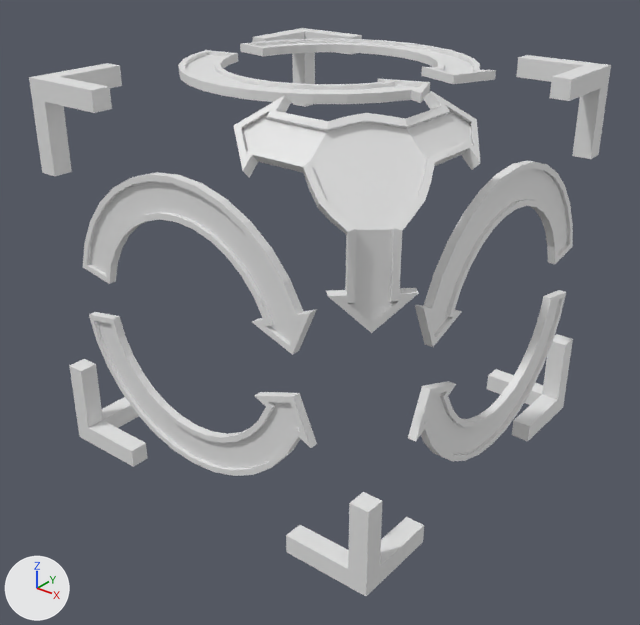
One commit to the Blender file Assets/Meshes/Selection.blend: the scene before it, then after it.
Camera for both pictures: a 50 mm camera at (1.347, -1.721, 0.91) aimed at (0.041, -0.088, -0.102). The lights are fixed; the arrows at lower left show +X, +Y and +Z.

The first picture shows 'Selector', 'TranslateArrows', 'XCCWArrow', 'XCWArrow', 'YCCWArrow', 'YCWArrow', 'ZCCWArrow', 'ZCWArrow'.
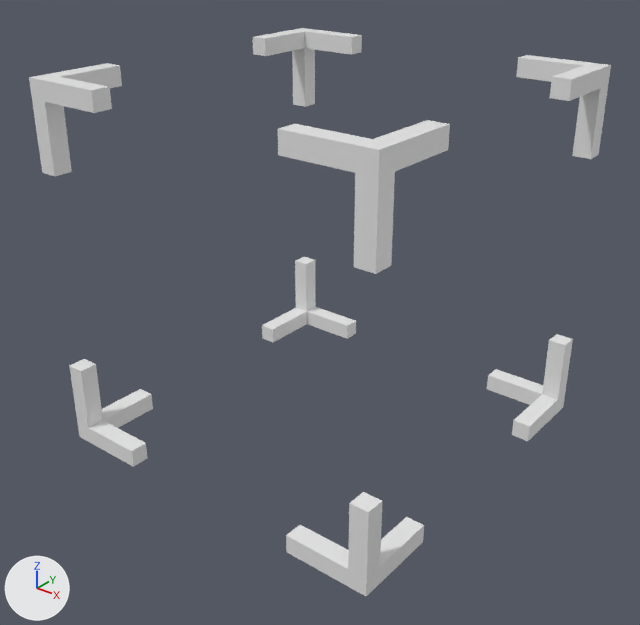
Changed parts and their boxes [x1, y1, x2, y2] in the pictures (640 x 625 px):
'TranslateArrows', deleted: before [233, 91, 480, 333]
'ZCWArrow', deleted: before [83, 172, 317, 355]
'ZCCWArrow', deleted: before [89, 312, 317, 476]
'XCCWArrow', deleted: before [415, 160, 573, 347]
'XCWArrow', deleted: before [408, 290, 566, 462]
'YCCWArrow', deleted: before [178, 50, 430, 104]
'YCWArrow', deleted: before [240, 39, 496, 84]
part 1 of me_cube, added: after [262, 257, 356, 342]
part 2 of me_cube, added: after [278, 120, 450, 274]

Edits to the bpy script that builds the scene:
```text
Change me_cube:
    where me_cube.from_pydata(...)  # 102 vertices, 90 faces; spans x -0.5..0.5, y -0.5..0.5, z -0.5..0.5
    used by ob_selector; location = (0.0, 0.0, 0.0); rotation_euler = (1.571, 0.0, 0.0), in degrees (90, 0, 0)
    me_cube part 1: the loose piece of 17 vertices spanning x -0.5..-0.27, y 0.27..0.5, z -0.5..-0.27 is copied, and the copy is turned 90 degrees about the z axis through the mesh origin; it spans x -0.5..-0.27, y -0.5..-0.27, z -0.5..-0.27
    me_cube part 2: the loose piece of 17 vertices spanning x -0.5..-0.27, y 0.27..0.5, z 0.27..0.5 is copied, and the copy is turned 90 degrees about the y axis through the mesh origin; it spans x 0.27..0.5, y 0.27..0.5, z 0.27..0.5
Remove ob_zccwarrow:
    ob_zccwarrow = bpy.data.objects.new('ZCCWArrow', me_circle_008)
    ob_zccwarrow.location = (0.0, 0.0, 0.0)
    ob_zccwarrow.rotation_euler = (1.571, 0.0, 0.0)  # degrees (90, 0, 0)
Remove ob_xccwarrow:
    ob_xccwarrow = bpy.data.objects.new('XCCWArrow', me_circle_007)
    ob_xccwarrow.location = (0.0, 0.0, 0.0)
    ob_xccwarrow.rotation_euler = (1.571, 0.0, 0.0)  # degrees (90, 0, 0)
Remove ob_yccwarrow:
    ob_yccwarrow = bpy.data.objects.new('YCCWArrow', me_circle_006)
    ob_yccwarrow.location = (0.0, 0.0, 0.0)
    ob_yccwarrow.rotation_euler = (1.571, 0.0, 0.0)  # degrees (90, 0, 0)
Remove ob_translatearrows:
    ob_translatearrows = bpy.data.objects.new('TranslateArrows', me_circle_005)
    ob_translatearrows.location = (0.0, 0.0, 0.0)
    ob_translatearrows.rotation_euler = (1.571, 0.0, 0.0)  # degrees (90, 0, 0)
Remove ob_xcwarrow:
    ob_xcwarrow = bpy.data.objects.new('XCWArrow', me_circle_004)
    ob_xcwarrow.location = (0.0, 0.0, 0.0)
    ob_xcwarrow.rotation_euler = (1.571, 0.0, 0.0)  # degrees (90, 0, 0)
Remove ob_zcwarrow:
    ob_zcwarrow = bpy.data.objects.new('ZCWArrow', me_circle_003)
    ob_zcwarrow.location = (0.0, 0.0, 0.0)
    ob_zcwarrow.rotation_euler = (1.571, 0.0, 0.0)  # degrees (90, 0, 0)
Remove ob_ycwarrow:
    ob_ycwarrow = bpy.data.objects.new('YCWArrow', me_circle_002)
    ob_ycwarrow.location = (0.0, 0.0, 0.0)
    ob_ycwarrow.rotation_euler = (1.571, 0.0, 0.0)  # degrees (90, 0, 0)
```
